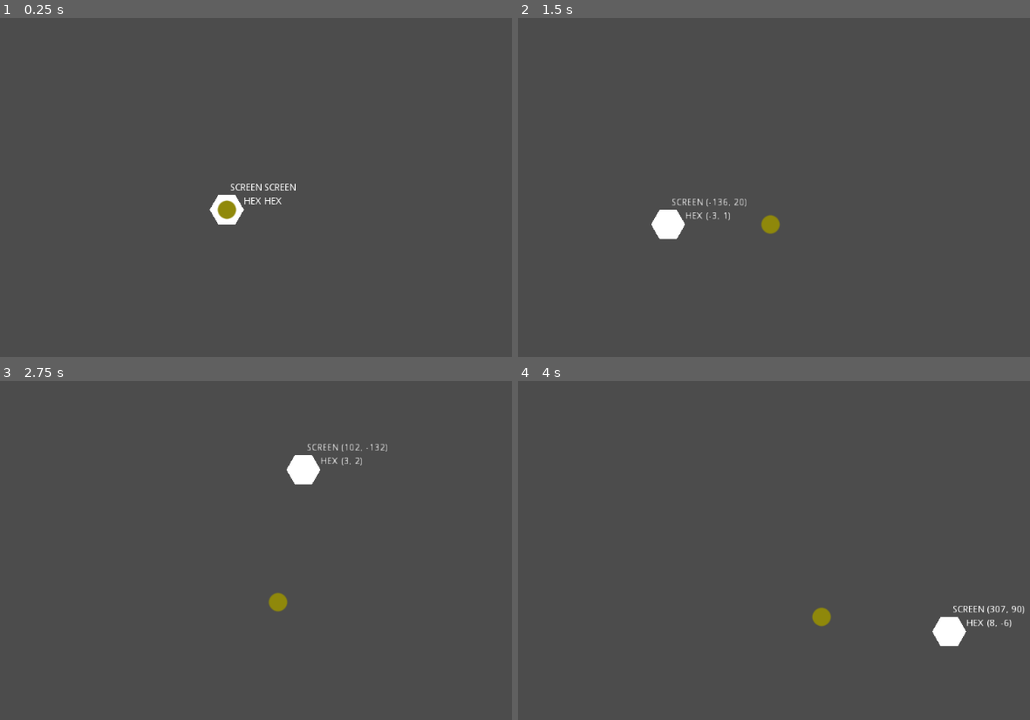
Above: before the commit, frames 1-4 (two rows, left to right).
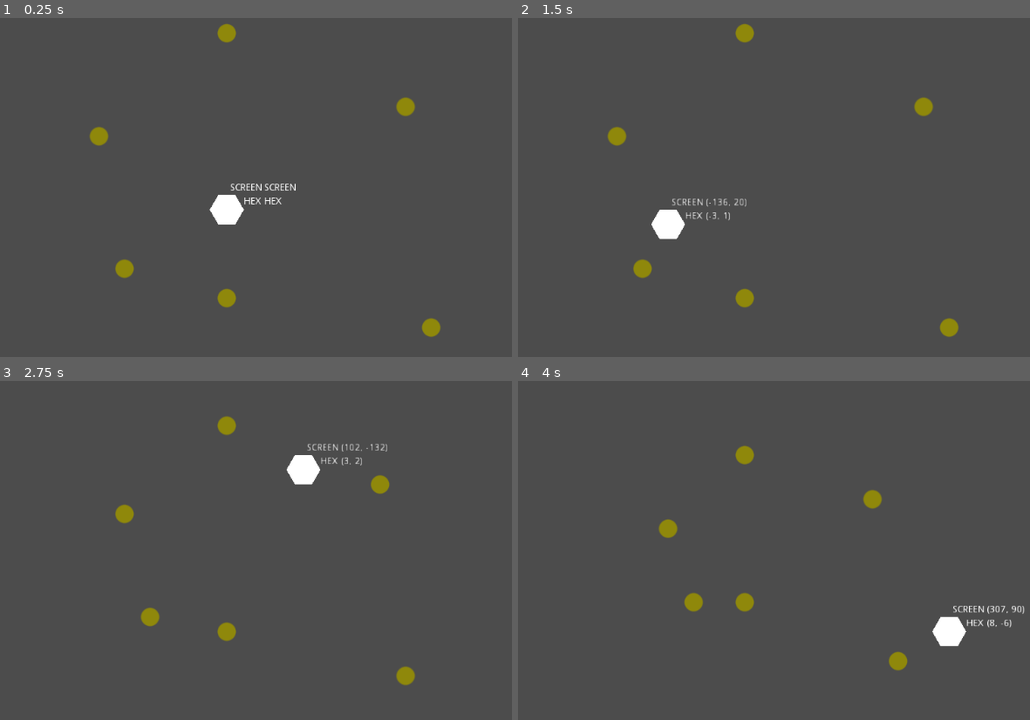
Above: after the commit, the same moments.

Repository: dareludum/ld45
Game: Godot game, scene res://Main.tscn
Same seed, same stepped clock (60 frames per second), same inputs: the game is played once before the commit and once after it.
Inputs (mouse positions are in pixels of both pictures, inside the frame that each line leads up to):
- Up to frame 1 (0.25 s): no input
- Up to frame 2 (1.5 s): tap Enter at 0.5 s; move the mouse to (896, 190) at 0.52 s; tap Space at 0.6, 0.77, 1.07 s; click (896, 190) at 0.67 s; drag from (605, 231) to (743, 211) at 1.27 s
- Up to frame 3 (2.75 s): tap Space at 2, 2.1 s; move the mouse to (296, 482) at 2.02 s; click (296, 482) at 2.17 s
- Up to frame 4 (4 s): tap Enter at 2.75 s; drag from (707, 655) to (533, 513) at 2.77 s; move the mouse to (953, 635) at 3.52 s; tap Space at 3.6, 3.77 s; click (953, 635) at 3.67 s

The runs differ from the first frame. In frame 1, 1.1% of the frame differs, in the area x 17-87%, y 1-95%; in frame 2, 1.1%; in frame 3, 1.1%; in frame 4, 1.1%.

Commit message:
add edge collision detection, touch other files for no reason

Diff:
--- a/HexCell.gd
+++ b/HexCell.gd
@@ -235,7 +235,6 @@
 		path.append(new_hex(round_coords(lerped)))
 	path.append(new_hex(target))
 	return path
-
 
 """
 	Extra stuff
--- a/Main.gd
+++ b/Main.gd
@@ -2,17 +2,17 @@
 extends Node2D
 
 const Globals = preload("res://scripts/Globals.gd")
-const HexCell = preload("res://HexCell.gd")
-
 const Ball1 = preload("res://scenes/Ball1.tscn")
 const Ball = preload("res://scripts/Ball.gd")
 
-var HexGrid = preload("./HexGrid.gd").new()
+var HexCell = preload("res://HexCell.gd").new()
+var HexGrid = preload("res://HexGrid.gd").new()
 
 onready var highlight = get_node("Highlight")
 onready var area_coords = get_node("Highlight/AreaCoords")
 onready var hex_coords = get_node("Highlight/HexCoords")
 
+var paused = true
 var tick_timer = Timer.new()
 
 func _ready():
@@ -23,10 +23,15 @@
 	self.add_child(tick_timer)
 
 	# Below is testing code
-	var ball = Ball1.instance()
-	ball.hex_direction = HexCell.DIR_SE
-	ball.position = HexGrid.get_hex_center(ball.hex_position)
-	self.add_child(ball)
+	var i = 0
+	while i < len(HexCell.DIR_ALL):
+		var dir = HexCell.DIR_ALL[i]
+		var ball = Ball1.instance()
+		ball.hex_direction = dir
+		ball.hex_position = HexCell.round_coords(-(3 + i) * dir)
+		ball.position = HexGrid.get_hex_center(ball.hex_position)
+		self.add_child(ball)
+		i += 1
 	tick_timer.start()
 
 func _unhandled_input(event):
@@ -42,10 +47,44 @@
 		if highlight != null:
 			highlight.position = HexGrid.get_hex_center(HexGrid.get_hex_at(relative_pos))
 
+	if event is InputEventKey:
+		if event.pressed and event.scancode == KEY_SPACE:
+			paused = not paused
+
+func get_balls() -> Array:
+	var balls = []
+	for child in self.get_children():
+		if child is Ball:
+			balls.append(child)
+	return balls
+
+
 # Main logic function, does one simulation step
 func _game_tick():
-	for child in self.get_children():
-		if child is Ball:
-			child.hex_position += child.hex_direction
-			child.move_to(HexGrid.get_hex_center(child.hex_position))
+	if paused:
+		print("Paused")
+		return
+
+	var balls = get_balls()
+	var balls_moving_to = {}  # hex_pos => [Ball]
+
+	# declare movement
+	for ball in balls:
+		ball.target_hex_pos = HexCell.round_coords(ball.hex_position + ball.hex_direction)
+		if ball.target_hex_pos in balls_moving_to:
+			balls_moving_to[ball.target_hex_pos].append(ball)
+		else:
+			balls_moving_to[ball.target_hex_pos] = [ball]
+
+	# detect edge collisions
+	for ball in balls:
+		for intruder in balls_moving_to.get(ball.hex_position, []):
+			if ball.target_hex_pos == intruder.hex_position:
+				print("edge collision between %s and %s" % [ball.hex_position, intruder.hex_position])
+
+	# apply movement
+	for ball in balls:
+		ball.hex_position = ball.target_hex_pos
+		ball.move_to(HexGrid.get_hex_center(ball.hex_position))  # todo: do this inside the ball
+
 	print("Tick")
--- a/scenes/Ball1.tscn
+++ b/scenes/Ball1.tscn
@@ -7,5 +7,4 @@
 script = ExtResource( 1 )
 
 [node name="Sprite" type="Sprite" parent="."]
-position = Vector2( 0.262836, -0.0878582 )
 texture = ExtResource( 2 )
--- a/scripts/Ball.gd
+++ b/scripts/Ball.gd
@@ -4,7 +4,8 @@
 
 var hex_position = Vector3.ZERO
 var hex_direction = Vector3.ZERO
-var target_position: Vector2
+var target_hex_pos = Vector3.ZERO
+var target_screen_pos: Vector2
 var tier = 1
 
 var is_interpolating = false
@@ -24,13 +25,13 @@
 		self.position = interpolation_from.linear_interpolate(interpolation_to, interpolation_t)
 		interpolation_t += delta / Globals.TICK_TIME * 2 # speedup
 		if interpolation_t >= 1.0:
-			self.position = target_position # snap to the target position to avoid rounding errors
+			self.position = target_screen_pos # snap to the target position to avoid rounding errors
 			interpolation_t = 1.0
 			is_interpolating = false
 
-func move_to(new_position: Vector2):
-	target_position = new_position
+func move_to(new_screen_pos: Vector2):
+	target_screen_pos = new_screen_pos
 	interpolation_from = self.position
-	interpolation_to = target_position
+	interpolation_to = target_screen_pos
 	interpolation_t = 0.0
 	is_interpolating = true
